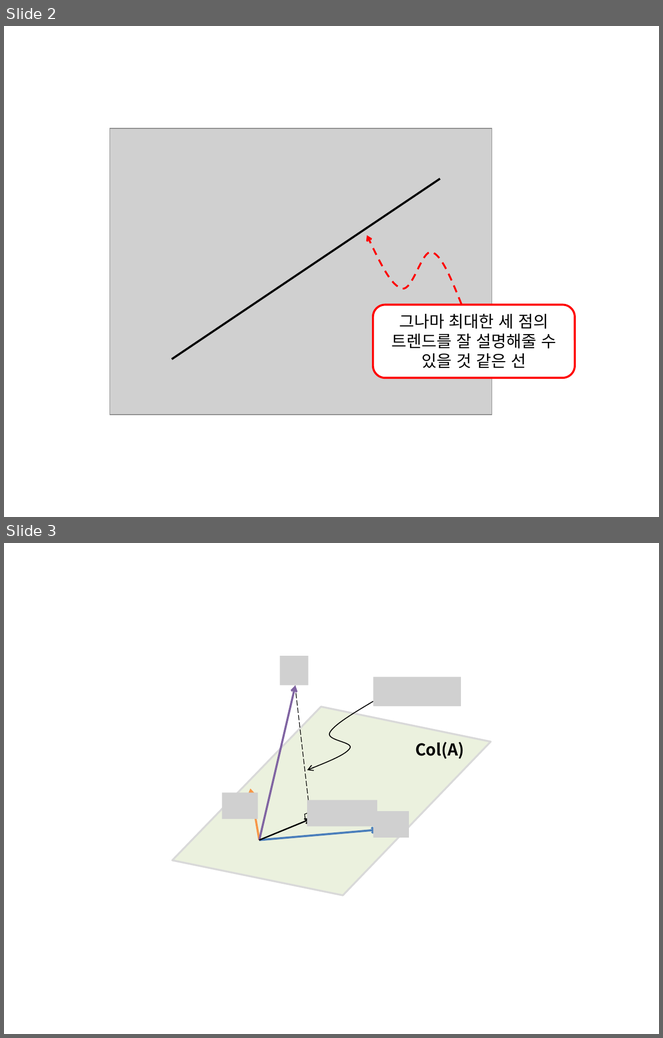
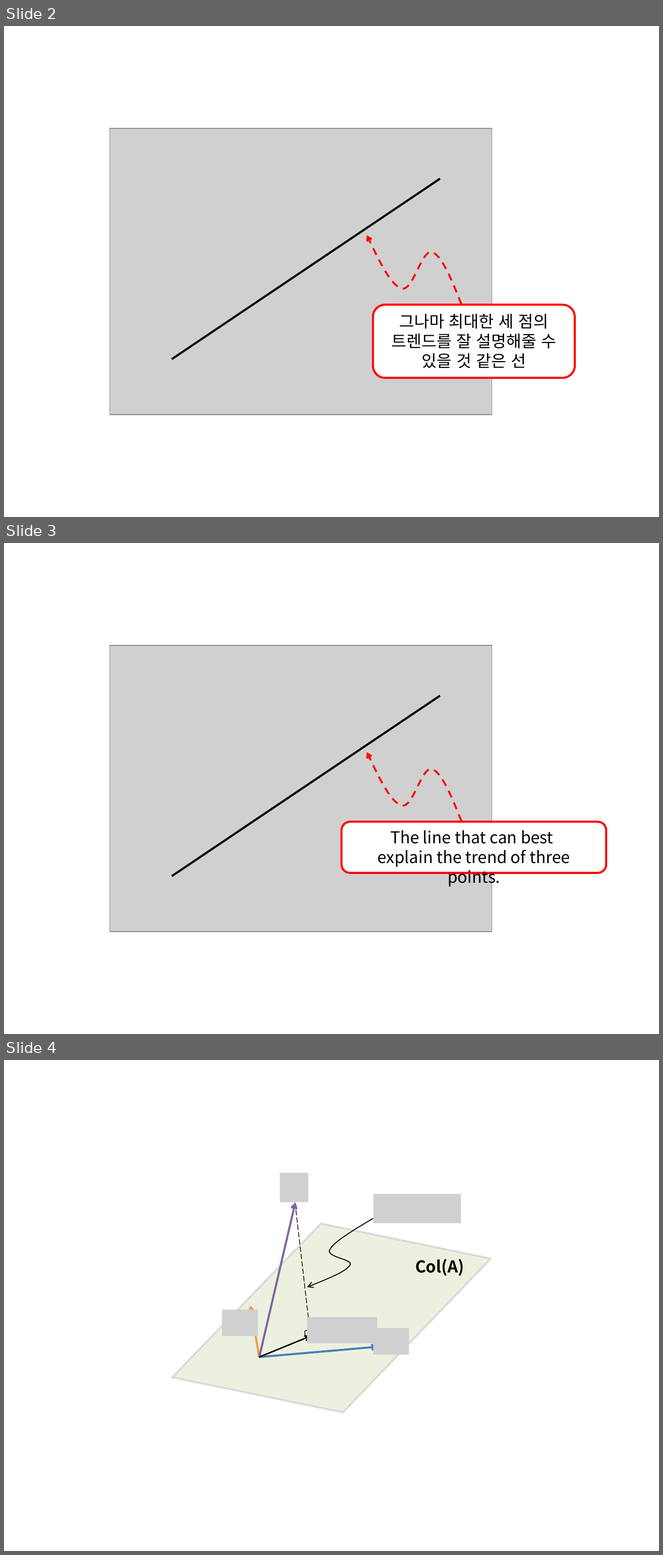
Before and after one commit to answeredbyablemind/answeredbyablemind.github.io, a slide deck: pics/2020-08-24-linear_regression/pics.pptx. Shown one above the other, each under a label of ours: slides 2 and 3 before the commit, slides 2, 3 and 4 after it. The pictures are 663x1038 and 663x1555 pixels, drawn with LibreOffice and Linux fonts; fonts in the diff are those of the drawing; grey boxes stand for pictures. Boxes give left, top, right and bottom in pixels: in the first picture for what was removed or moved away, otherwise in the second. Text is boxed around its words. In the diff, an @@ line names an element or a change of style, - is before the commit and + after.

```diff
--- a/pics/2020-08-24-linear_regression/pics.pptx
+++ b/pics/2020-08-24-linear_regression/pics.pptx
@@ slide 3 added at (x1=4, y1=543, x2=659, y2=1034), background #FFFFFF @@
@@ group added at (x1=110, y1=645, x2=606, y2=931): 1 picture, 1 line, 1 rounded rectangle, 1 freeform shape @@
+The line that can best
+explain the trend of three points.
@@ what was slide 3 is now slide 4 @@
```
Also in this commit, not shown: 4 other slides added, 20 other files.
